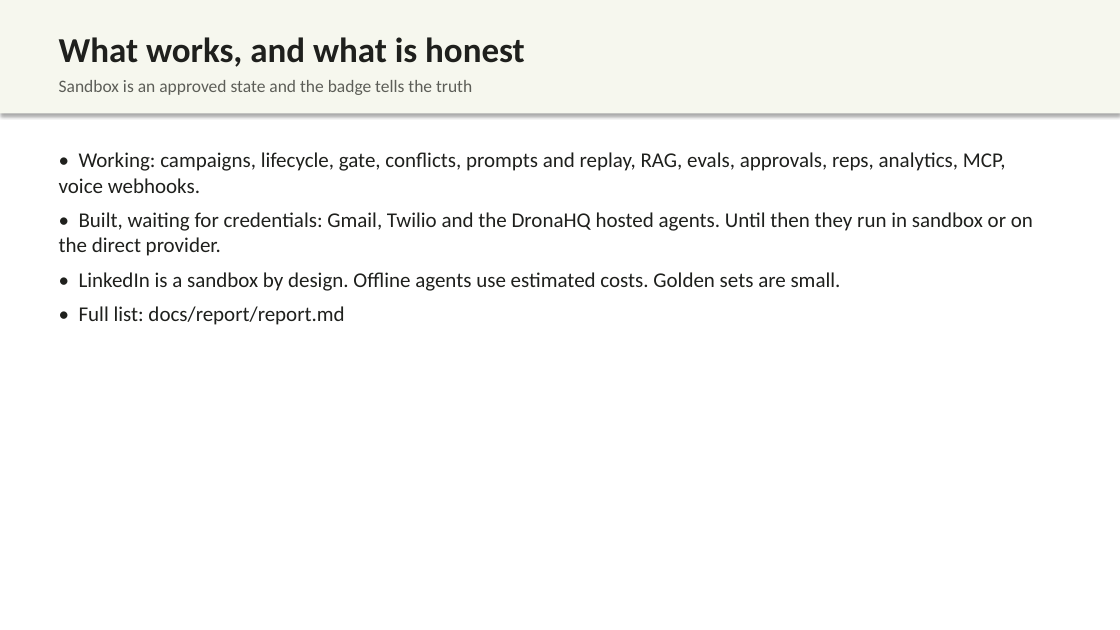
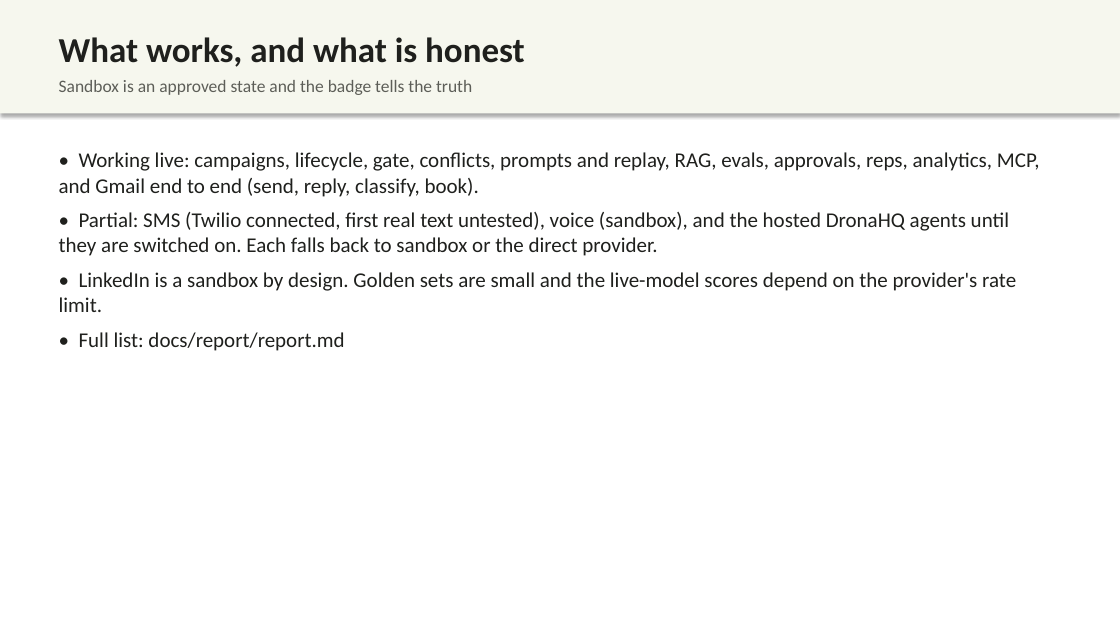
Before and after one commit to kiranG18/Buildathon-2026, a slide deck: slide 13 of docs/deck/Cadence.pptx (slide 12 before the commit). Drawn at 1120x630 pixels with LibreOffice and Linux fonts; fonts in the diff are those of the drawing. Boxes give left, top, right and bottom in pixels: in the first picture for what was removed or moved away, otherwise in the second. Text is boxed around its words. In the diff, an @@ line names an element or a change of style, - is before the commit and + after.

```diff
--- a/docs/deck/Cadence.pptx
+++ b/docs/deck/Cadence.pptx
@@ text at bbox=[59, 152, 1040, 312]: text changed @@
-• Working: campaigns, lifecycle, gate, conflicts, prompts and replay, RAG, evals, approvals, reps, analytics, MCP, voice webhooks.
-• Built, waiting for credentials: Gmail, Twilio and the DronaHQ hosted agents. Until then they run in sandbox or on the direct provider.
-• LinkedIn is a sandbox by design. Offline agents use estimated costs. Golden sets are small.
+• Working live: campaigns, lifecycle, gate, conflicts, prompts and replay, RAG, evals, approvals, reps, analytics, MCP, and Gmail end to end (send, reply, classify, book).
+• Partial: SMS (Twilio connected, first real text untested), voice (sandbox), and the hosted DronaHQ agents until they are switched on. Each falls back to sandbox or the direct provider.
+• LinkedIn is a sandbox by design. Golden sets are small and the live-model scores depend on the provider's rate limit.
```
Also in this commit, not shown: 6 other slides changed, 1 slide added, 5 other files.
